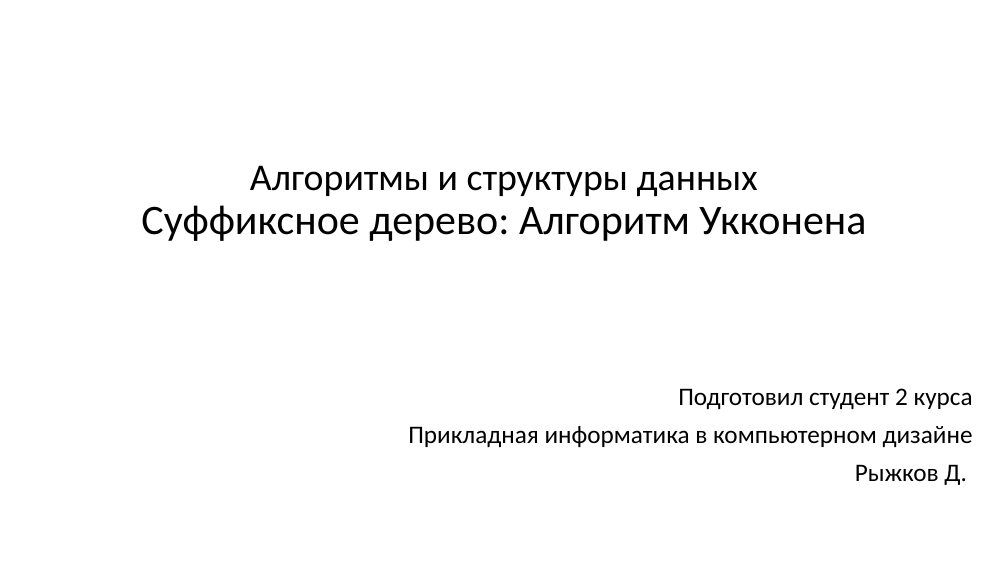
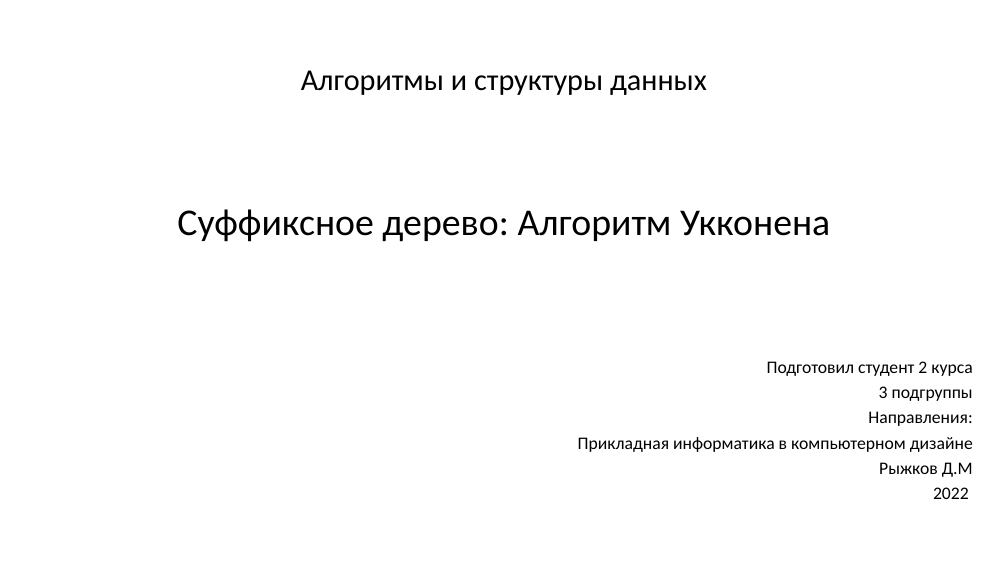
Before and after one commit to Pompon-Den/Suff-Tree-Algorithm-Ykkonen, a slide deck: slide 1 of Algorithm Ykkonena.pptx. Drawn at 1008x567 pixels with LibreOffice and Linux fonts; fonts in the diff are those of the drawing. Boxes give left, top, right and bottom in pixels: in the first picture for what was removed or moved away, otherwise in the second. Text is boxed around its words. In the diff, an @@ line names an element or a change of style, - is before the commit and + after.

```diff
--- a/Algorithm Ykkonena.pptx
+++ b/Algorithm Ykkonena.pptx
@@ title "Алгоритмы и структуры данных Суффиксное ..." at [177,70,830,242]: size 36 to 28.8 pt in "Алгоритмы и структуры данных"; size 40 to 36 pt in "Суффиксное дерево: Алгоритм Укконена" @@
@@ subtitle "Подготовил студент 2 курса": place and size @@
-subtitle "Подготовил студент 2 курса" at [408,388,973,485]
+subtitle "Подготовил студент 2 курса" at [578,361,973,499]
@@ subtitle at [578,361,973,452]: size 24 to 16.8 pt in "Подготовил студент 2 курса", "Прикладная информатика в компьютерном дизайне"; line spacing 0.9 to 0.7 @@
@@ subtitle at [868,386,973,426]: paragraphs added @@
+3 подгруппы
+Направления:
@@ subtitle at [879,462,973,499]: text changed; size 24 to 16.8 pt @@
-Рыжков Д.
+Рыжков Д.М
+2022
```
Also in this commit, not shown: 11 other slides changed, 1 slide removed, 1 other file.
